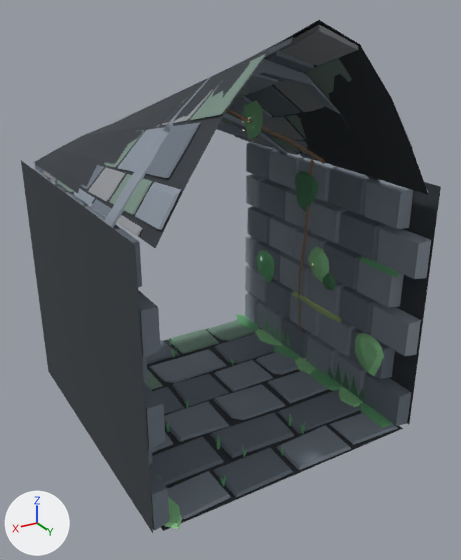
The glTF model assets/models/tile_grotto_connector.glb, before and after one commit.
Camera for both pictures: a camera (50 mm lens) standing at (4.0, 5.07, 5.37) and looking at (-0.06, -1.7, 1.99). Lighting does not change. The marker at lower left points along +X, +Y and +Z. The older version comes first. Vertices at exactly the same position are counted once.

The first picture shows 'Tile_Grotto_Connector'.
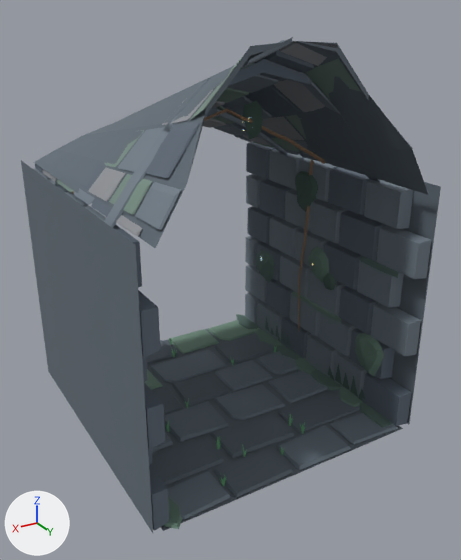
Location of each change, [x1, y1, x2, y2] in pixels of the pictures (461 x 560 px; the box of a moved part takes in the faces that stretch with it):
'Tile_Grotto_Connector', recoloured, reshaped (dark grey to grey)
    before: [21, 20, 441, 533]
    after: [21, 37, 441, 533]
part 1 of me_tile_grotto_connector, moved or reshaped
    before: [173, 20, 413, 184]
    after: [173, 40, 413, 184]

The edits, one by one:
Material 'M_Floor_Grout' (mat_m_floor_grout) changes colour from dark grey #353a3f to greyish blue #616c76; in linear values from (0.035, 0.042, 0.05) to (0.12, 0.15, 0.18).
Material 'M_Dungeon_Moss_Light' (mat_m_dungeon_moss_light) changes colour from green #8bc890 to greyish green #617c6f; in linear values from (0.26, 0.58, 0.28) to (0.12, 0.2, 0.16).
me_tile_grotto_connector is used by ob_tile_grotto_connector; location (0.0, 0.0, 0.0).
me_tile_grotto_connector had 3034 vertices, 3753 faces and spanned x -1.95..1.95, y -4.18..0.08, z -0.01..5.25.
me_tile_grotto_connector now has 3033 vertices, 3751 faces and spans x -1.95..1.95, y -4.18..0.08, z -0.01..5.09.
Part 1, on me_tile_grotto_connector:
12 vertices are removed from x -0.54..1.05, y -0.29..0.0, z 4.47..5.25.
26 faces are deleted.
3 vertices in x -1.02..1.02, y -0.29, z 4.42..4.93 move by (0.0, -0.06, 0.0).
5 vertices move from x -1.13..1.02, y -0.29..0.0, z 4.36..5.15 to x -1.13..1.02, y -0.35, z 4.36..5.05.
11 vertices are added at x -0.54..1.05, y -0.35, z 4.47..5.05.
8 new faces join them, mat_m_floor_grout (greyish blue #616c76).
8 new faces join them, mat_m_dungeon_stone_warm (grey #909397).
8 new faces join them, mat_m_dungeon_stone_mossy (grey #768b81).
